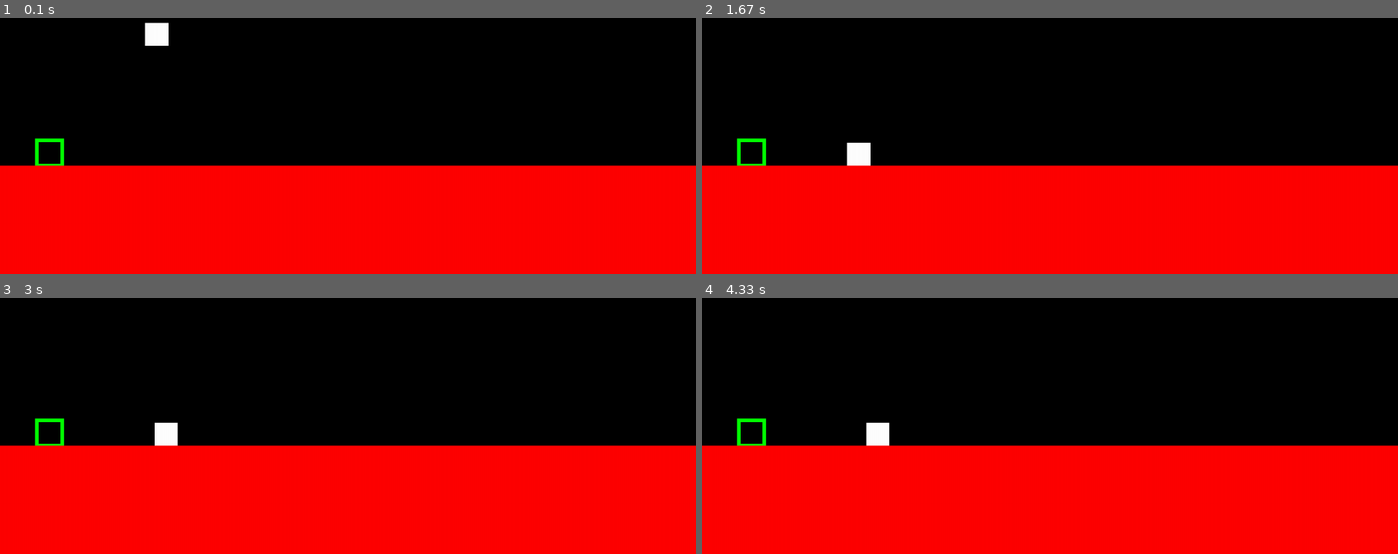
Above: before the commit, frames 1-4 (two rows, left to right).
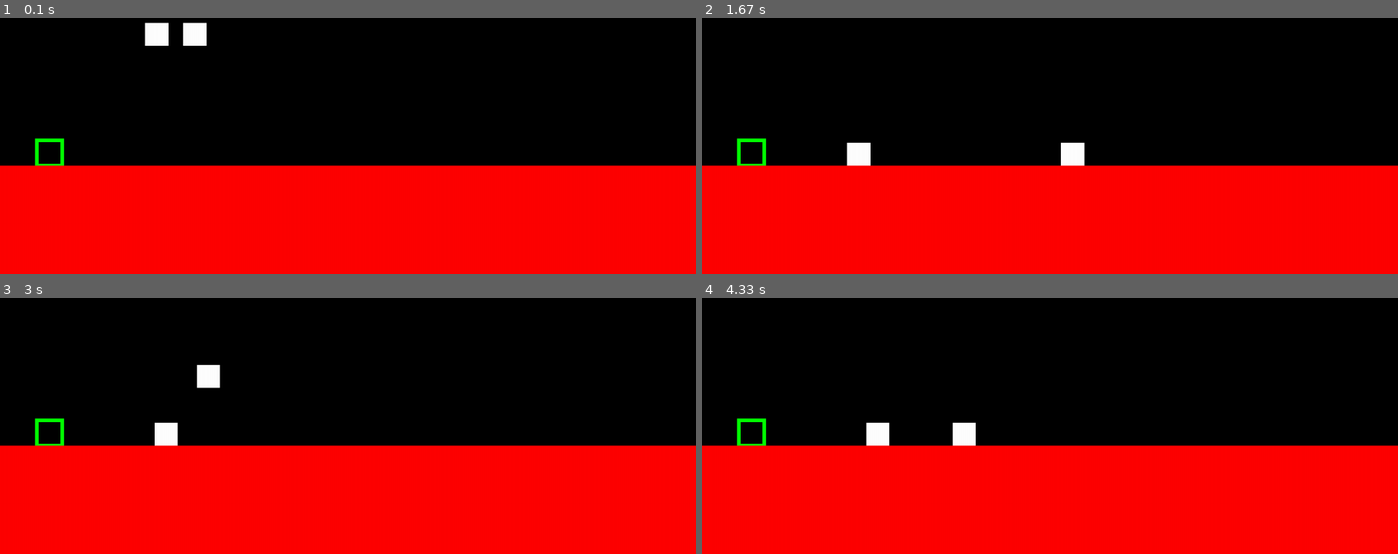
Above: after the commit, the same moments.

Repository: EvannBerthou/PygamePlatformer
Game: pygame game, started from main.py
Same seed, same stepped clock (60 frames per second), same inputs: the game is played once before the commit and once after it.
Inputs:
- Up to frame 1 (0.1 s): no input
- Up to frame 2 (1.67 s): hold Right 0.33-0.8 s; hold Up 0.83-1.13 s; hold Right 1.17-1.63 s
- Up to frame 3 (3 s): hold Left 1.67-2.2 s; tap D at 1.82 s; hold Left 2.23-2.63 s; hold Up from 2.67 s (still down)
- Up to frame 4 (4.33 s): release Up at 3.03 s; hold Right 3.07-3.7 s; tap D at 3.22 s; hold Left 3.73-4.2 s; hold Right from 4.23 s (still down)

The runs differ from the first frame. In frame 1, 0.3% of the frame differs, in the area x 26-30%, y 1-11%; in frame 2, 0.3%, in the area x 51-55%, y 48-58%; in frame 3, 0.3%; in frame 4, 0.3%.

Commit message:
(#49) Added second player, moves with arrow keys

Diff:
--- a/main.py
+++ b/main.py
@@ -14,7 +14,9 @@
         self.blitting_surface = pygame.Surface((DESING_W,DESING_H))
         self.running = True
 
-        self.player = Player()
+        self.player_1 = Player(K_q, K_d, K_SPACE)
+        self.player_2 = Player(K_LEFT, K_RIGHT, K_UP)
+        self.player_2.rect.x += 105
 
         self.sol = Wall(0,DESING_H - 300,DESING_W,300)
 
@@ -40,10 +42,12 @@
                     self.running = False
 
             #UPDATE
-            self.player.update(self.colliders, keyboard_input, tick)
+            self.player_1.update(self.colliders, keyboard_input, tick)
+            self.player_2.update(self.colliders, keyboard_input, tick)
 
             #DRAW
-            self.player.draw(self)
+            self.player_1.draw(self)
+            self.player_2.draw(self)
             for col in self.colliders:
                 col.draw(self.blitting_surface)
 
--- a/player.py
+++ b/player.py
@@ -4,13 +4,17 @@
 PLAYER_SIZE = 64
 
 class Player:
-    def __init__(self):
+    def __init__(self, left_key, right_key, jump_key):
         self.rect = pygame.Rect(400,375, PLAYER_SIZE, PLAYER_SIZE)
         self.grounded = True
         self.mvt = [0,0]
         self.speed = 0.5
         self.gravity = 0.5
         self.jump_force = 1
+
+        self.left_key  = left_key
+        self.right_key = right_key
+        self.jump_key  = jump_key
 
     def draw(self, game):
         pygame.draw.rect(game.blitting_surface, (255,255,255), self.rect)
@@ -21,7 +25,7 @@
 
     def update(self, colliders, keys, dt):
         self.move()
-        self.mvt[0] = (keys[K_d] - keys[K_q]) * dt * self.speed
+        self.mvt[0] = (keys[self.right_key] - keys[self.left_key]) * dt * self.speed
         collisions = self.rect.collidelistall(colliders)
         dx = 0
         dy = 0
@@ -56,7 +60,7 @@
         if not self.grounded:
             self.mvt[1] += float(dt / 10) * self.gravity
 
-        if keys[K_SPACE] and self.grounded:
+        if keys[self.jump_key] and self.grounded:
             self.mvt[1] -= self.jump_force * dt
             self.grounded = False
 
